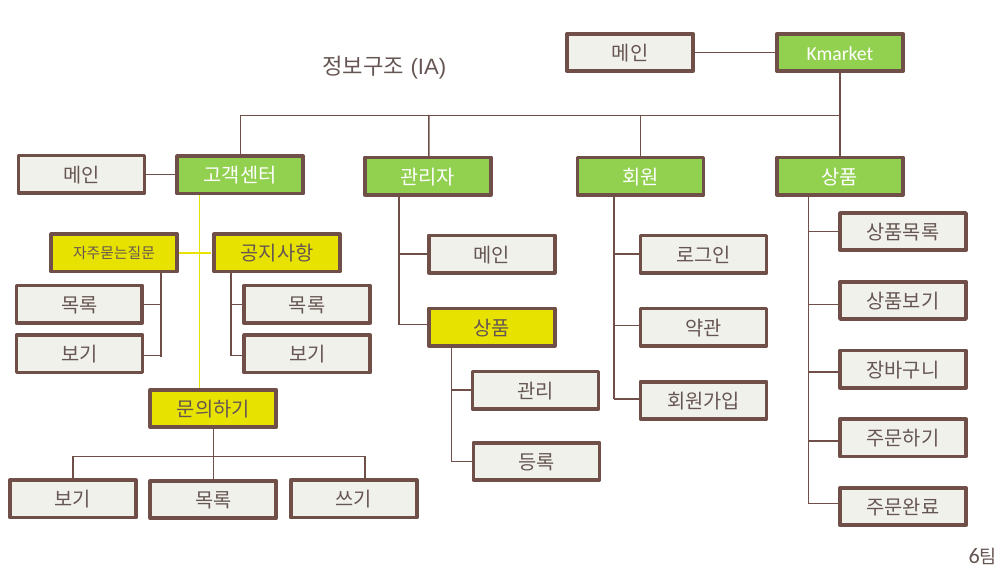
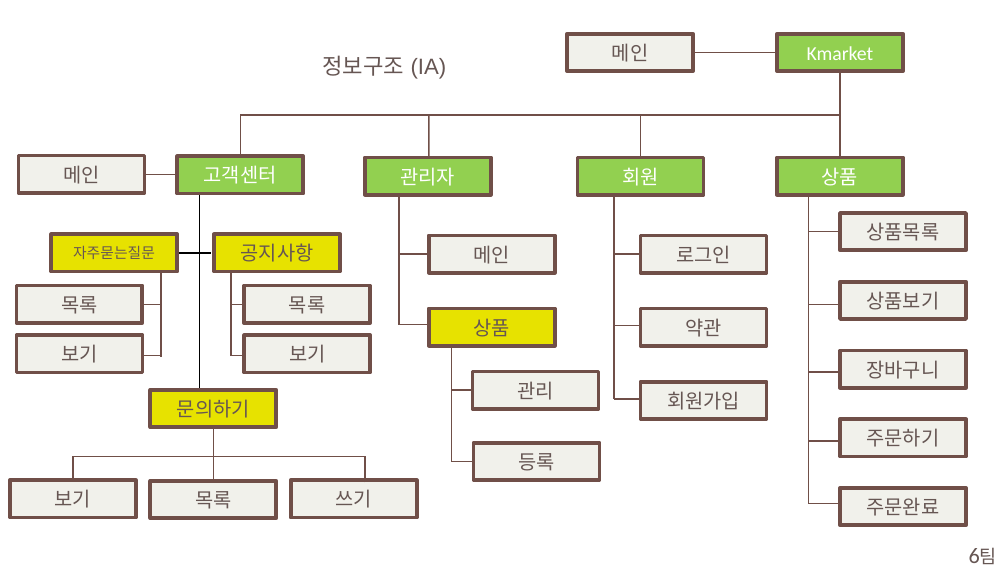
Before and after one commit to KimDongGeun200418/Kmarket1, a slide deck: slide 21 of 보고서/6팀_프로젝트 발표보고서.pptx (slide 16 before the commit). Drawn at 1008x567 pixels with LibreOffice and Linux fonts; fonts in the diff are those of the drawing; background and template pictures are left out. Boxes give left, top, right and bottom in pixels: in the first picture for what was removed or moved away, otherwise in the second. Text is boxed around its words. In the diff, an @@ line names an element or a change of style, - is before the commit and + after.

```diff
--- a/보고서/6팀_프로젝트 발표보고서.pptx
+++ b/보고서/6팀_프로젝트 발표보고서.pptx
@@ line (200, 195) - (200, 388): stroke #E7E200 0.75 pt to #000000 0.75 pt @@
@@ line (179, 253) - (211, 253): stroke #E7E200 0.75 pt to #000000 0.75 pt @@
```
Also in this commit, not shown: 2 other slides changed, 5 slides added, 18 other files.
